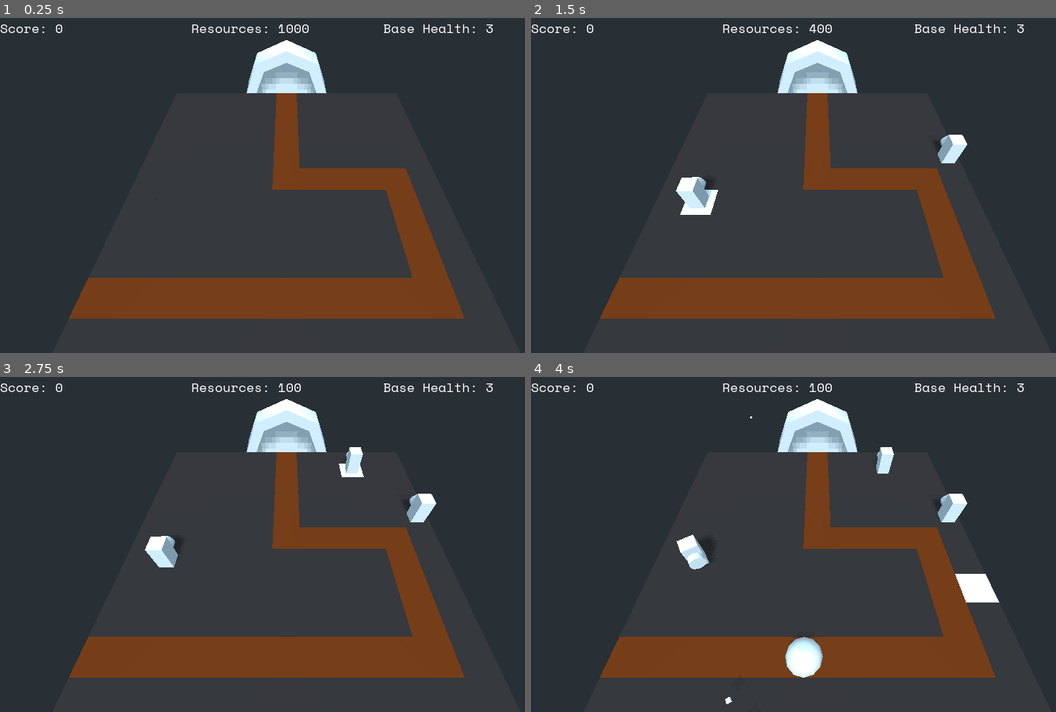
Above: before the commit, frames 1-4 (two rows, left to right).
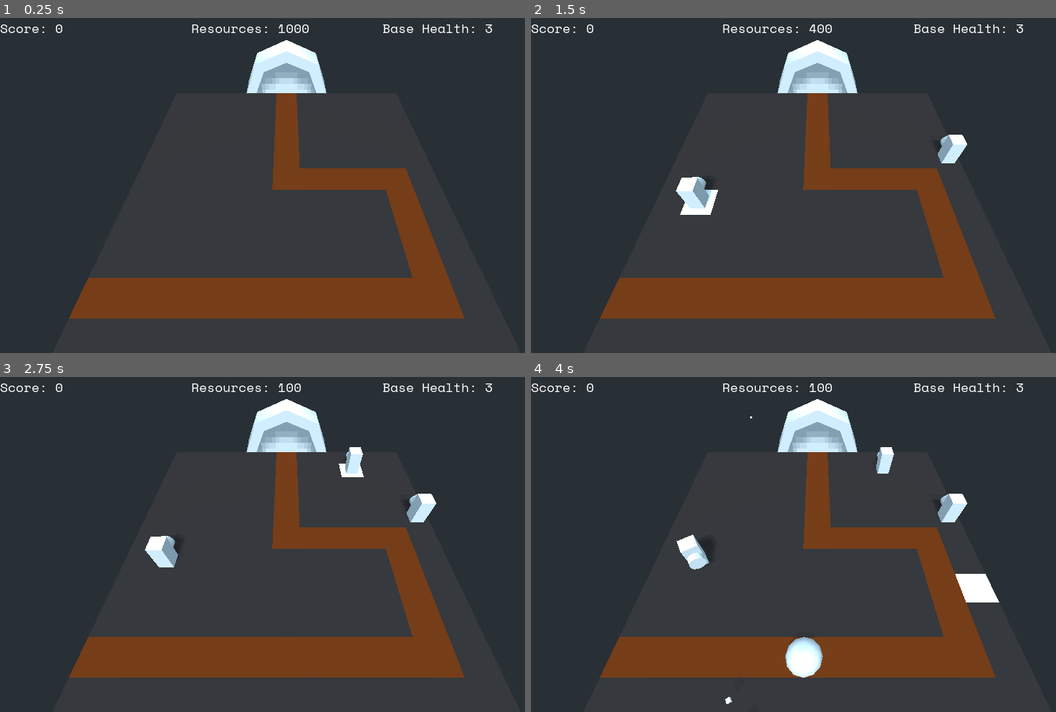
Above: after the commit, the same moments.

Repository: doctor-g/LD51
Game: Godot game, scene res://World.tscn
Same seed, same stepped clock (60 frames per second), same inputs: the game is played once before the commit and once after it.
Inputs (mouse positions are in pixels of both pictures, inside the frame that each line leads up to):
- Up to frame 1 (0.25 s): no input
- Up to frame 2 (1.5 s): tap Enter at 0.5 s; move the mouse to (945, 168) at 0.52 s; click (945, 168) at 0.67 s; tap Space at 1.25 s; move the mouse to (704, 202) at 1.27 s; click (704, 202) at 1.42 s
- Up to frame 3 (2.75 s): tap Enter at 2 s; move the mouse to (341, 470) at 2.02 s; click (341, 470) at 2.17 s
- Up to frame 4 (4 s): tap Space at 2.75 s; move the mouse to (788, 611) at 2.77 s; click (788, 611) at 2.92 s; move the mouse to (987, 594) at 3.52 s; click (987, 594) at 3.67 s

The runs differ from the first frame. In frame 1, 0.2% of the frame differs, in the area x 72-94%, y 1-5%; in frame 2, 0.2%; in frame 3, 0.2%; in frame 4, 0.2%.

Commit message:
Lose game when base health reaches zero

Diff:
--- a/project/Level/Base.gd
+++ b/project/Level/Base.gd
@@ -3,3 +3,8 @@
 func _on_Area_body_entered(body):
 	PlayerStats.base_health -= 1
 	body.queue_free()
+
+	if PlayerStats.base_health <= 0:
+		var loss_control := preload("res://UI/LossControl.tscn").instance()
+		add_child(loss_control)
+		get_tree().paused = true
--- a/project/UI/HUD.tscn
+++ b/project/UI/HUD.tscn
@@ -1,41 +1,39 @@
-[gd_scene load_steps=5 format=2]
+[gd_scene load_steps=3 format=2]
 
-[ext_resource path="res://UI/SpaceMono-Regular.ttf" type="DynamicFontData" id=1]
+[ext_resource path="res://UI/game.theme" type="Theme" id=1]
 [ext_resource path="res://UI/HUD.gd" type="Script" id=2]
-
-[sub_resource type="DynamicFont" id=1]
-size = 24
-font_data = ExtResource( 1 )
-
-[sub_resource type="Theme" id=2]
-default_font = SubResource( 1 )
 
 [node name="HUD" type="Control"]
 anchor_right = 1.0
 anchor_bottom = 1.0
-theme = SubResource( 2 )
+margin_right = -1024.0
+margin_bottom = -600.0
+theme = ExtResource( 1 )
 script = ExtResource( 2 )
 
-[node name="VBoxContainer" type="HBoxContainer" parent="."]
+[node name="HBoxContainer" type="HBoxContainer" parent="."]
 anchor_right = 1.0
+margin_right = 1023.0
 margin_bottom = 36.0
+size_flags_horizontal = 3
+alignment = 1
 
-[node name="ScoreLabel" type="Label" parent="VBoxContainer"]
+[node name="ScoreLabel" type="Label" parent="HBoxContainer"]
 margin_right = 338.0
 margin_bottom = 36.0
 size_flags_horizontal = 3
 text = "Score: XYZ"
 
-[node name="ResourcesLabel" type="Label" parent="VBoxContainer"]
+[node name="ResourcesLabel" type="Label" parent="HBoxContainer"]
 margin_left = 342.0
-margin_right = 681.0
+margin_right = 680.0
 margin_bottom = 36.0
 size_flags_horizontal = 3
 text = "Resources: ABC"
 
-[node name="BaseHealthLabel" type="Label" parent="VBoxContainer"]
-margin_left = 685.0
-margin_right = 1024.0
+[node name="BaseHealthLabel" type="Label" parent="HBoxContainer"]
+margin_left = 684.0
+margin_right = 1023.0
 margin_bottom = 36.0
 size_flags_horizontal = 3
 text = "Base Health: N"
--- /dev/null
+++ b/project/UI/LossControl.gd
@@ -0,0 +1,8 @@
+extends Control
+
+
+func _on_PlayAgainButton_pressed():
+	get_tree().paused = false
+	var result := get_tree().change_scene("res://World.tscn")
+	if result!=OK:
+		print('Error changing scene! %s' % str(result))
--- /dev/null
+++ b/project/UI/LossControl.tscn
@@ -0,0 +1,45 @@
+[gd_scene load_steps=2 format=2]
+
+[ext_resource path="res://UI/LossControl.gd" type="Script" id=1]
+
+[node name="LossControl" type="Control"]
+pause_mode = 2
+anchor_right = 1.0
+anchor_bottom = 1.0
+script = ExtResource( 1 )
+
+[node name="Panel" type="Panel" parent="."]
+anchor_right = 1.0
+anchor_bottom = 1.0
+margin_left = 200.0
+margin_top = 200.0
+margin_right = -200.0
+margin_bottom = -200.0
+
+[node name="CenterContainer" type="CenterContainer" parent="Panel"]
+anchor_left = 0.5
+anchor_top = 0.5
+anchor_right = 0.5
+anchor_bottom = 0.5
+grow_horizontal = 2
+grow_vertical = 2
+
+[node name="VBoxContainer" type="VBoxContainer" parent="Panel/CenterContainer"]
+margin_right = 213.0
+margin_bottom = 38.0
+grow_horizontal = 2
+grow_vertical = 2
+alignment = 1
+
+[node name="Label" type="Label" parent="Panel/CenterContainer/VBoxContainer"]
+margin_right = 213.0
+margin_bottom = 14.0
+text = "All your base are belong to them."
+
+[node name="PlayAgainButton" type="Button" parent="Panel/CenterContainer/VBoxContainer"]
+margin_top = 18.0
+margin_right = 213.0
+margin_bottom = 38.0
+text = "Play Again"
+
+[connection signal="pressed" from="Panel/CenterContainer/VBoxContainer/PlayAgainButton" to="." method="_on_PlayAgainButton_pressed"]
--- a/project/World.tscn
+++ b/project/World.tscn
@@ -3,7 +3,7 @@
 [ext_resource path="res://Level/Level.tscn" type="PackedScene" id=1]
 [ext_resource path="res://UI/HUD.tscn" type="PackedScene" id=2]
 
-[node name="World" type="Spatial"]
+[node name="World" type="Control"]
 
 [node name="Camera" type="Camera" parent="."]
 transform = Transform( 1, 0, 0, 0, 0.597513, 0.801859, 0, -0.801859, 0.597513, 0, 6.85718, 5.41004 )
Binary file added: project/UI/game.theme
